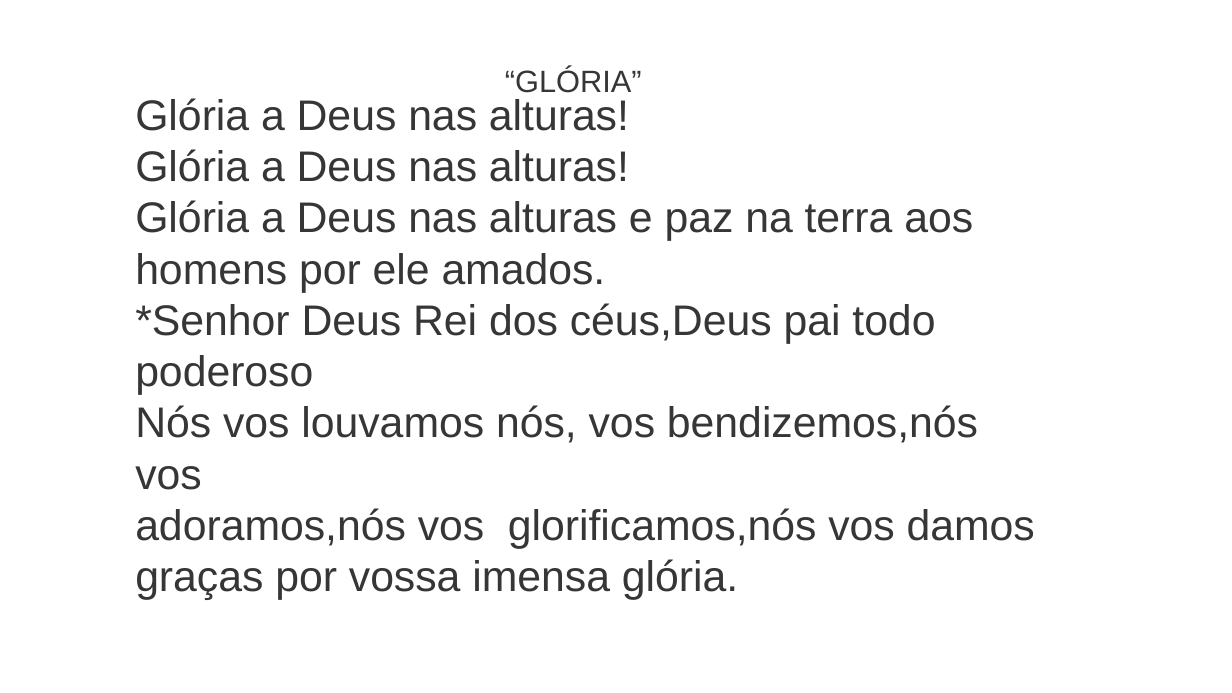
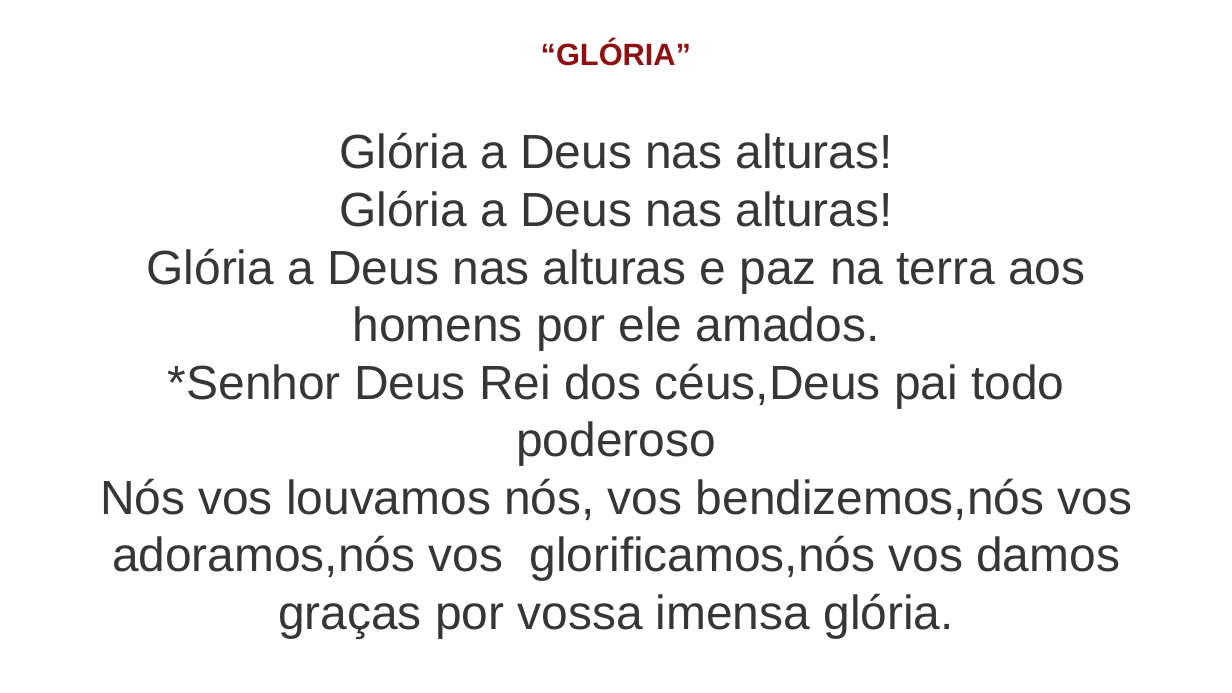
Before and after one commit to Natanielsr/liturgy-s-slideshow-creator, a slide deck: slide 13 of slide-result/slide.pptx. Drawn at 1232x693 pixels with LibreOffice and Linux fonts; fonts in the diff are those of the drawing. Boxes give left, top, right and bottom in pixels: in the first picture for what was removed or moved away, otherwise in the second. Text is boxed around its words. In the diff, an @@ line names an element or a change of style, - is before the commit and + after.

```diff
--- a/slide-result/slide.pptx
+++ b/slide-result/slide.pptx
@@ text "“GLÓRIA”" moved from (x1=505, y1=67, x2=642, y2=93) to (x1=541, y1=41, x2=691, y2=66) @@
@@ text "“GLÓRIA”" at (x1=541, y1=41, x2=691, y2=66): text colour #363636 to #8F1010, bold on; alignment left to centre @@
@@ text at (x1=100, y1=132, x2=1133, y2=638): text changed; size 25 to 28 pt @@
-Glória a Deus nas alturas!
-Glória a Deus nas alturas!
-Glória a Deus nas alturas e paz na terra aos
-homens por ele amados.
-*Senhor Deus Rei dos céus,Deus pai todo poderoso
-Nós vos louvamos nós, vos bendizemos,nós vos
-adoramos,nós vos glorificamos,nós vos damos
-graças por vossa imensa glória.
+Glória a Deus nas alturas!
+Glória a Deus nas alturas!
+Glória a Deus nas alturas e paz na terra aos
+homens por ele amados.
+*Senhor Deus Rei dos céus,Deus pai todo poderoso
+Nós vos louvamos nós, vos bendizemos,nós vos
+adoramos,nós vos glorificamos,nós vos damos
+graças por vossa imensa glória.
```
Also in this commit, not shown: 33 other slides changed, 1 other file.
